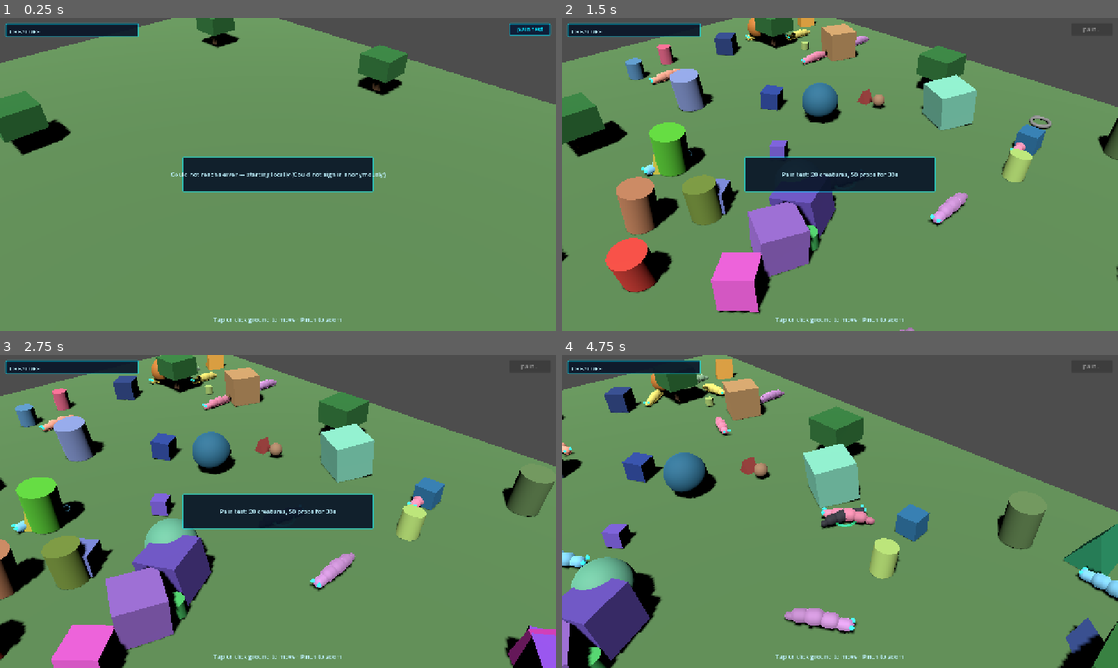
Above: before the commit, frames 1-4 (two rows, left to right).
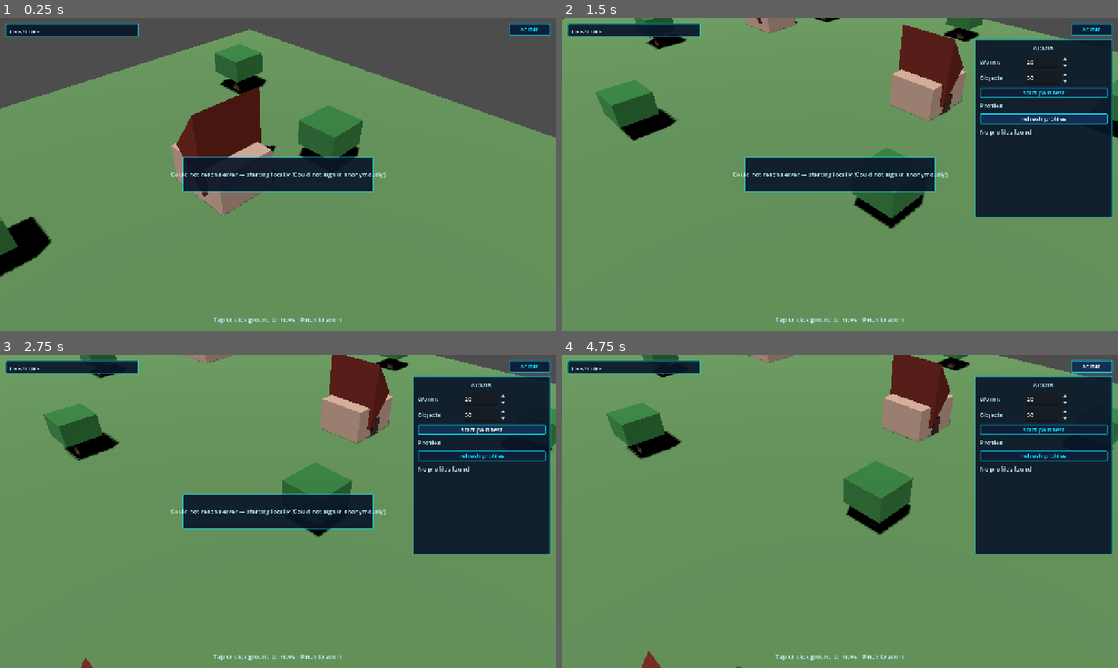
Above: after the commit, the same moments.

Repository: melqudsi/Creature
Game: Godot game, scene res://scenes/main.tscn
Two runs of this game, one before a commit and one after it. Both use one fixed random seed, a clock stepped at 60 frames per second and the inputs below.
Inputs (mouse positions are in pixels of both pictures, inside the frame that each line leads up to):
- Up to frame 1 (0.25 s): no input
- Up to frame 2 (1.5 s): click "pain test" (after the commit: "admin") at 0.5 s; click (1045, 118) at 1.25 s, where only the run after the commit has a clickable "refresh profiles"
- Up to frame 3 (2.75 s): click (483, 430) at 2 s, where only the run after the commit has a clickable "start pain test"
- Up to frame 4 (4.75 s): click (1045, 430) at 2.75 s, where only the run after the commit has a clickable "start pain test"; click (1090, 367) at 3.5 s, where only the run after the commit has a clickable "admin"; click (1090, 367) at 4.25 s, where only the run after the commit has a clickable "admin"

The runs differ from the first frame. In frame 1, 19% of the frame differs, in the area x 0-100%, y 0-83%; in frame 2, 41%; in frame 3, 42%; in frame 4, 44%, in the area x 0-100%, y 0-100%.
Error after the commit: Invalid assignment of property or key 'visible' with value of type 'bool' on a base object of type 'Nil'. (res://scripts/main.gd:37)

Commit message:
Add Godot onboarding and admin profile tools.
Adds name/color onboarding with temporary name-claim login, admin controls for pain testing and profile deletion, and expands the map with more scenery.

Diff:
--- a/creature-godot/scenes/ui/creature_create.tscn
+++ b/creature-godot/scenes/ui/creature_create.tscn
@@ -118,4 +118,13 @@
 offset_top = 352.0
 offset_right = 340.0
 offset_bottom = 396.0
-text = "SUMMON"
+text = "SPAWN / LOGIN"
+
+[node name="StatusLabel" type="Label" parent="Panel"]
+layout_mode = 0
+offset_left = 40.0
+offset_top = 404.0
+offset_right = 420.0
+offset_bottom = 428.0
+text = "Enter a new name, or an existing name to reclaim it."
+horizontal_alignment = 1
--- a/creature-godot/scenes/ui/sc2_hud.tscn
+++ b/creature-godot/scenes/ui/sc2_hud.tscn
@@ -102,4 +102,4 @@
 offset_right = -12.0
 offset_bottom = 40.0
 grow_horizontal = 0
-text = "pain test"
+text = "admin"
--- a/creature-godot/scripts/autoload/game_state.gd
+++ b/creature-godot/scripts/autoload/game_state.gd
@@ -13,6 +13,8 @@
 func _ready() -> void:
 	for pos in GameConfig.TREE_POSITIONS:
 		blocked_tiles.append(pos)
+	for pos in GameConfig.BUILDING_POSITIONS:
+		blocked_tiles.append(pos)
 
 func register_creature(creature: Creature, data: Dictionary, is_player: bool = false) -> void:
 	var id: String = data.get("id", str(creature.get_instance_id()))
@@ -21,6 +23,7 @@
 	if is_player:
 		player_creature = creature
 		player_data = data.duplicate(true)
+		player_stats_changed.emit()
 	creature_registered.emit(creature, is_player)
 
 func unregister_creature(creature_id: String) -> void:
--- a/creature-godot/scripts/autoload/network_service.gd
+++ b/creature-godot/scripts/autoload/network_service.gd
@@ -104,13 +104,8 @@
 		_last_error = "Auth succeeded but user id was empty"
 		return false
 	var row := await fetch_my_creature(user_id)
-	var is_new_player := row.is_empty()
-	if is_new_player:
-		row = await create_creature(_new_creature_row(user_id))
-		if row.is_empty():
-			_online = false
-			return false
-	GameState.player_data = db_row_to_player_data(row)
+	if not row.is_empty():
+		GameState.player_data = db_row_to_player_data(row)
 	return true
 
 func ensure_auth() -> bool:
@@ -129,6 +124,44 @@
 	if typeof(rows) != TYPE_ARRAY or rows.is_empty():
 		return {}
 	return rows[0]
+
+func fetch_creature_by_name(profile_name: String) -> Dictionary:
+	var path := "/rest/v1/creatures?name=eq.%s&select=*&limit=1" % profile_name.uri_encode()
+	var resp := await _rest_request(HTTPClient.METHOD_GET, path)
+	if not resp.ok:
+		_last_error = "fetch creature by name: %s" % resp.error
+		push_warning("fetch_creature_by_name failed: %s" % resp.error)
+		return {}
+	var rows: Variant = resp.data
+	if typeof(rows) != TYPE_ARRAY or rows.is_empty():
+		return {}
+	return rows[0]
+
+func register_or_claim_profile(profile_name: String, color: Color) -> Dictionary:
+	var cleaned_name := profile_name.strip_edges().substr(0, GameConfig.NAME_MAX_LEN)
+	if cleaned_name.is_empty():
+		cleaned_name = GameConfig.DEFAULT_CREATURE_NAME
+	if not _online and not await _boot_online():
+		var local := GameConfig.default_player_data()
+		local["name"] = cleaned_name
+		local["color"] = color
+		GameState.player_data = local
+		return local
+
+	var existing := await fetch_creature_by_name(cleaned_name)
+	if not existing.is_empty():
+		var claimed := await claim_creature(existing)
+		if not claimed.is_empty():
+			GameState.player_data = db_row_to_player_data(claimed)
+			return GameState.player_data
+		return {}
+
+	var row := _new_creature_row(get_user_id(), cleaned_name, color)
+	var created := await create_creature(row)
+	if created.is_empty():
+		return {}
+	GameState.player_data = db_row_to_player_data(created)
+	return GameState.player_data
 
 func create_creature(row: Dictionary) -> Dictionary:
 	var headers_extra := PackedStringArray(["Prefer: return=representation"])
@@ -143,6 +176,26 @@
 		return resp.data
 	return {}
 
+func claim_creature(row: Dictionary) -> Dictionary:
+	var id := str(row.get("id", ""))
+	if id.is_empty() or get_user_id().is_empty():
+		return {}
+	var patch := {
+		"user_id": get_user_id(),
+		"last_active": _iso_now(),
+		"updated_at": _iso_now(),
+	}
+	return await _patch_creature_returning("/rest/v1/creatures?id=eq.%s" % id.uri_encode(), patch)
+
+func delete_creature_profile(creature_id: String) -> bool:
+	if not _online or creature_id.is_empty():
+		return false
+	var resp := await _rest_request(HTTPClient.METHOD_DELETE, "/rest/v1/creatures?id=eq.%s" % creature_id.uri_encode())
+	if not resp.ok:
+		push_warning("delete_creature_profile failed: %s" % resp.error)
+		return false
+	return true
+
 func update_creature(id: String, patch: Dictionary) -> void:
 	if not _online or id.is_empty():
 		return
@@ -152,6 +205,19 @@
 	var resp := await _rest_request(HTTPClient.METHOD_PATCH, path, body)
 	if not resp.ok:
 		push_warning("update_creature failed: %s" % resp.error)
+
+func _patch_creature_returning(path: String, patch: Dictionary) -> Dictionary:
+	var headers_extra := PackedStringArray(["Prefer: return=representation"])
+	var resp := await _rest_request(HTTPClient.METHOD_PATCH, path, patch, headers_extra)
+	if not resp.ok:
+		_last_error = "patch creature: %s" % resp.error
+		push_warning("_patch_creature_returning failed: %s" % resp.error)
+		return {}
+	if typeof(resp.data) == TYPE_ARRAY and not resp.data.is_empty():
+		return resp.data[0]
+	if typeof(resp.data) == TYPE_DICTIONARY:
+		return resp.data
+	return {}
 
 func save_creature_position(creature_id: String, x: float, y: float, flush_now: bool = false) -> void:
 	if not _online or creature_id.is_empty():
@@ -195,12 +261,13 @@
 		"size_level": creature.size_level,
 	}
 
-func _new_creature_row(user_id: String) -> Dictionary:
+func _new_creature_row(user_id: String, profile_name: String = "", color: Color = GameConfig.DEFAULT_CREATURE_COLOR) -> Dictionary:
 	var defaults := GameConfig.default_player_data()
+	var final_name := profile_name if not profile_name.is_empty() else str(defaults["name"])
 	return {
 		"user_id": user_id,
-		"name": defaults["name"],
-		"color": GameConfig.color_to_hex(defaults["color"]),
+		"name": final_name,
+		"color": GameConfig.color_to_hex(color),
 		"appearance": DB_APPEARANCE,
 		"x": defaults["x"],
 		"y": defaults["y"],
--- a/creature-godot/scripts/config.gd
+++ b/creature-godot/scripts/config.gd
@@ -3,8 +3,8 @@
 
 ## Shared constants ported from js/game.js
 
-const MAP_W := 20
-const MAP_H := 15
+const MAP_W := 32
+const MAP_H := 24
 const TILE_SIZE := 1.0
 
 const MOVE_TILES_PER_SEC := 1.0
@@ -16,8 +16,15 @@
 const DEFAULT_CREATURE_NAME := "Creature"
 
 const TREE_POSITIONS: Array[Vector2i] = [
-	Vector2i(3, 3), Vector2i(16, 4), Vector2i(5, 10),
-	Vector2i(14, 11), Vector2i(9, 2), Vector2i(12, 13),
+	Vector2i(3, 3), Vector2i(7, 4), Vector2i(12, 2), Vector2i(18, 5),
+	Vector2i(25, 3), Vector2i(29, 8), Vector2i(5, 10), Vector2i(10, 13),
+	Vector2i(16, 11), Vector2i(22, 14), Vector2i(28, 17), Vector2i(4, 19),
+	Vector2i(13, 21), Vector2i(20, 20), Vector2i(27, 22), Vector2i(30, 14),
+]
+
+const BUILDING_POSITIONS: Array[Vector2i] = [
+	Vector2i(6, 6), Vector2i(14, 7), Vector2i(23, 9),
+	Vector2i(8, 17), Vector2i(18, 16), Vector2i(26, 19),
 ]
 
 const CREATURE_COLORS: Array[Color] = [
--- a/creature-godot/scripts/debug/pain_test.gd
+++ b/creature-godot/scripts/debug/pain_test.gd
@@ -15,15 +15,15 @@
 func is_active() -> bool:
 	return _active
 
-func start() -> void:
+func start(creature_count: int = CREATURE_COUNT, prop_count: int = PROP_COUNT) -> void:
 	if _active:
 		return
 	_active = true
 	_time_left = DURATION_SEC
 	_ensure_props_root()
-	_spawn_creatures()
-	_spawn_props()
-	GameState.show_toast("Pain test: %d creatures, %d props for %ds" % [CREATURE_COUNT, PROP_COUNT, int(DURATION_SEC)])
+	_spawn_creatures(maxi(0, creature_count))
+	_spawn_props(maxi(0, prop_count))
+	GameState.show_toast("Pain test: %d creatures, %d props for %ds" % [creature_count, prop_count, int(DURATION_SEC)])
 
 func _process(delta: float) -> void:
 	if not _active:
@@ -55,8 +55,8 @@
 	_props_root.name = "PainTestProps"
 	_world_map.add_child(_props_root)
 
-func _spawn_creatures() -> void:
-	for i in CREATURE_COUNT:
+func _spawn_creatures(creature_count: int) -> void:
+	for i in creature_count:
 		var tile := _random_open_tile()
 		var data := {
 			"id": "pain_test_%d_%d" % [Time.get_ticks_msec(), i],
@@ -78,8 +78,8 @@
 			ai.wander_interval_max = 1.8
 		_spawned_creatures.append(creature)
 
-func _spawn_props() -> void:
-	for i in PROP_COUNT:
+func _spawn_props(prop_count: int) -> void:
+	for i in prop_count:
 		var prop := _make_random_prop()
 		prop.name = "PainProp_%d" % i
 		_props_root.add_child(prop)
--- a/creature-godot/scripts/main.gd
+++ b/creature-godot/scripts/main.gd
@@ -5,8 +5,36 @@
 @onready var hud: Control = $CanvasLayer/SC2Hud
 @onready var pain_test: Node = $PainTest
 
+const ONBOARDING_SCENE := preload("res://scenes/ui/creature_create.tscn")
+
+var _onboarding: Control
+var _world_started := false
+
 func _ready() -> void:
 	await NetworkService.boot()
+	if GameState.player_data.is_empty():
+		_show_onboarding()
+		return
+	_enter_world()
+
+func _show_onboarding() -> void:
+	hud.visible = false
+	_onboarding = ONBOARDING_SCENE.instantiate() as Control
+	$CanvasLayer.add_child(_onboarding)
+	if _onboarding.has_signal("profile_ready"):
+		_onboarding.profile_ready.connect(_on_profile_ready)
+
+func _on_profile_ready() -> void:
+	if _onboarding and is_instance_valid(_onboarding):
+		_onboarding.queue_free()
+	_onboarding = null
+	_enter_world()
+
+func _enter_world() -> void:
+	if _world_started:
+		return
+	_world_started = true
+	hud.visible = true
 	world_map.spawn_player()
 	if NetworkService.is_online():
 		NetworkService.start_creature_poll(world_map)
@@ -42,6 +70,8 @@
 		screen_pos = event.position
 	else:
 		return false
+	if _onboarding and is_instance_valid(_onboarding) and _onboarding.visible:
+		return true
 	if hud.has_method("consumes_pointer_at") and hud.consumes_pointer_at(screen_pos):
 		return true
 	return false
--- a/creature-godot/scripts/ui/creature_create.gd
+++ b/creature-godot/scripts/ui/creature_create.gd
@@ -1,4 +1,6 @@
 extends Control
+
+signal profile_ready
 
 @onready var name_edit: LineEdit = $Panel/NameEdit
 @onready var preview_viewport: SubViewport = $Panel/PreviewFrame/PreviewViewport
@@ -7,6 +9,8 @@
 @onready var ugly_btn: Button = $Panel/AppearanceRow/UglyBtn
 @onready var summon_btn: Button = $Panel/SummonBtn
 @onready var color_row: HBoxContainer = $Panel/ColorRow
+@onready var appearance_row: HBoxContainer = $Panel/AppearanceRow
+@onready var status_label: Label = get_node_or_null("Panel/StatusLabel") as Label
 
 var _appearance := "cute"
 var _color := GameConfig.CREATURE_COLORS[0]
@@ -16,6 +20,7 @@
 
 func _ready() -> void:
 	theme = preload("res://assets/themes/sc2_theme.tres")
+	appearance_row.visible = false
 	cute_btn.pressed.connect(func(): _set_appearance("cute"))
 	ugly_btn.pressed.connect(func(): _set_appearance("ugly"))
 	summon_btn.pressed.connect(_on_summon)
@@ -96,21 +101,20 @@
 
 func _on_summon() -> void:
 	var n := name_edit.text.strip_edges()
+	n = n.substr(0, GameConfig.NAME_MAX_LEN)
 	if n.is_empty():
-		n = "Blob"
-	n = n.substr(0, GameConfig.NAME_MAX_LEN)
-	var row := {
-		"id": "local_player",
-		"name": n,
-		"color": _color,
-		"appearance": _appearance,
-		"x": GameConfig.MAP_W / 2,
-		"y": GameConfig.MAP_H / 2,
-		"health": 100,
-		"stamina": 10,
-		"size_level": 1,
-		"is_player": true,
-	}
-	GameState.player_data = row
-	NetworkService.create_creature(row)
-	get_tree().change_scene_to_file("res://scenes/main.tscn")
+		_set_status("Name required")
+		return
+	summon_btn.disabled = true
+	_set_status("Checking profile...")
+	var profile := await NetworkService.register_or_claim_profile(n, _color)
+	if profile.is_empty():
+		_set_status("Could not create or claim profile")
+		summon_btn.disabled = false
+		return
+	_set_status("Welcome, %s" % profile.get("name", n))
+	profile_ready.emit()
+
+func _set_status(message: String) -> void:
+	if status_label:
+		status_label.text = message
--- a/creature-godot/scripts/ui/sc2_hud.gd
+++ b/creature-godot/scripts/ui/sc2_hud.gd
@@ -3,14 +3,20 @@
 @onready var name_label: Label = $TopBar/NameLabel
 @onready var toast_panel: Panel = $ToastPanel
 @onready var toast_label: Label = $ToastPanel/ToastLabel
-@onready var pain_test_button: Button = $PainTestButton
+@onready var admin_button: Button = $PainTestButton
 
 var _pain_test: Node
+var _admin_panel: Panel
+var _worm_spin: SpinBox
+var _object_spin: SpinBox
+var _profiles_list: VBoxContainer
 
 func _ready() -> void:
 	theme = preload("res://assets/themes/sc2_theme.tres")
 	toast_panel.visible = false
-	pain_test_button.pressed.connect(_on_pain_test_pressed)
+	admin_button.text = "admin"
+	admin_button.pressed.connect(_toggle_admin_panel)
+	_build_admin_panel()
 	GameState.player_stats_changed.connect(_refresh_stats)
 	GameState.toast_requested.connect(_show_toast)
 	call_deferred("_refresh_stats")
@@ -19,20 +25,139 @@
 	_pain_test = pain_test
 
 func consumes_pointer_at(screen_pos: Vector2) -> bool:
-	if not pain_test_button.visible:
-		return false
-	return pain_test_button.get_global_rect().has_point(screen_pos)
+	if admin_button.visible and admin_button.get_global_rect().has_point(screen_pos):
+		return true
+	if _admin_panel and _admin_panel.visible and _admin_panel.get_global_rect().has_point(screen_pos):
+		return true
+	return false
+
+func _build_admin_panel() -> void:
+	_admin_panel = Panel.new()
+	_admin_panel.name = "AdminPanel"
+	_admin_panel.visible = false
+	_admin_panel.set_anchors_preset(Control.PRESET_TOP_RIGHT)
+	_admin_panel.offset_left = -330
+	_admin_panel.offset_top = 48
+	_admin_panel.offset_right = -12
+	_admin_panel.offset_bottom = 460
+	add_child(_admin_panel)
+
+	var margin := MarginContainer.new()
+	margin.set_anchors_preset(Control.PRESET_FULL_RECT)
+	margin.add_theme_constant_override("margin_left", 12)
+	margin.add_theme_constant_override("margin_top", 12)
+	margin.add_theme_constant_override("margin_right", 12)
+	margin.add_theme_constant_override("margin_bottom", 12)
+	_admin_panel.add_child(margin)
+
+	var root := VBoxContainer.new()
+	root.add_theme_constant_override("separation", 8)
+	margin.add_child(root)
+
+	var title := Label.new()
+	title.text = "ADMIN"
+	title.horizontal_alignment = HORIZONTAL_ALIGNMENT_CENTER
+	root.add_child(title)
+
+	var worm_row := _make_spin_row("Worms", 0, 100, 20)
+	root.add_child(worm_row)
+	_worm_spin = worm_row.get_node("Spin") as SpinBox
+
+	var object_row := _make_spin_row("Objects", 0, 250, 50)
+	root.add_child(object_row)
+	_object_spin = object_row.get_node("Spin") as SpinBox
+
+	var pain_btn := Button.new()
+	pain_btn.text = "start pain test"
+	pain_btn.pressed.connect(_on_pain_test_pressed)
+	root.add_child(pain_btn)
+
+	var profiles_title := Label.new()
+	profiles_title.text = "Profiles"
+	root.add_child(profiles_title)
+
+	var refresh_btn := Button.new()
+	refresh_btn.text = "refresh profiles"
+	refresh_btn.pressed.connect(_refresh_profiles)
+	root.add_child(refresh_btn)
+
+	var scroll := ScrollContainer.new()
+	scroll.custom_minimum_size = Vector2(0, 210)
+	root.add_child(scroll)
+
+	_profiles_list = VBoxContainer.new()
+	_profiles_list.add_theme_constant_override("separation", 4)
+	scroll.add_child(_profiles_list)
+
+func _make_spin_row(label_text: String, min_value: float, max_value: float, value: float) -> HBoxContainer:
+	var row := HBoxContainer.new()
+	var label := Label.new()
+	label.text = label_text
+	label.custom_minimum_size = Vector2(100, 0)
+	row.add_child(label)
+	var spin := SpinBox.new()
+	spin.name = "Spin"
+	spin.min_value = min_value
+	spin.max_value = max_value
+	spin.step = 1
+	spin.value = value
+	spin.custom_minimum_size = Vector2(100, 0)
+	row.add_child(spin)
+	return row
+
+func _toggle_admin_panel() -> void:
+	_admin_panel.visible = not _admin_panel.visible
+	if _admin_panel.visible:
+		_refresh_profiles()
 
 func _on_pain_test_pressed() -> void:
 	if _pain_test and _pain_test.has_method("start"):
 		if _pain_test.is_active():
+			GameState.show_toast("Pain test already running")
 			return
-		_pain_test.start()
-		pain_test_button.text = "pain..."
-		pain_test_button.disabled = true
-		await get_tree().create_timer(30.0).timeout
-		pain_test_button.text = "pain test"
-		pain_test_button.disabled = false
+		_pain_test.start(int(_worm_spin.value), int(_object_spin.value))
+
+func _refresh_profiles() -> void:
+	if not _profiles_list:
+		return
+	for ch in _profiles_list.get_children():
+		ch.queue_free()
+	var rows := await NetworkService.fetch_all_creatures()
+	if rows.is_empty():
+		var empty := Label.new()
+		empty.text = "No profiles found"
+		_profiles_list.add_child(empty)
+		return
+	for row in rows:
+		if typeof(row) != TYPE_DICTIONARY:
+			continue
+		_add_profile_row(row)
+
+func _add_profile_row(row: Dictionary) -> void:
+	var creature_id := str(row.get("id", ""))
+	var profile_name := str(row.get("name", "Creature"))
+	var item := HBoxContainer.new()
+	var label := Label.new()
+	label.text = "%s  (%s, %s)" % [
+		profile_name,
+		("%.1f" % float(row.get("x", 0.0))),
+		("%.1f" % float(row.get("y", 0.0))),
+	]
+	label.size_flags_horizontal = Control.SIZE_EXPAND_FILL
+	item.add_child(label)
+	var delete_btn := Button.new()
+	delete_btn.text = "delete"
+	delete_btn.pressed.connect(func(): _delete_profile(creature_id, profile_name))
+	item.add_child(delete_btn)
+	_profiles_list.add_child(item)
+
+func _delete_profile(creature_id: String, profile_name: String) -> void:
+	var ok := await NetworkService.delete_creature_profile(creature_id)
+	if ok:
+		GameState.show_toast("Deleted profile %s" % profile_name)
+	else:
+		GameState.show_toast("Could not delete %s" % profile_name)
+	_refresh_profiles()
 
 func _refresh_stats() -> void:
 	var c = GameState.player_creature
--- a/creature-godot/scripts/world/world_map.gd
+++ b/creature-godot/scripts/world/world_map.gd
@@ -9,10 +9,13 @@
 const CREATURE_SCENE := preload("res://scenes/units/creature.tscn")
 
 var _remote_by_user: Dictionary = {} # user_id -> Creature
+var _buildings_root: Node3D
 
 func _ready() -> void:
+	_ensure_buildings_root()
 	_build_ground()
 	_build_trees()
+	_build_buildings()
 	click_marker.visible = false
 
 func spawn_player() -> void:
@@ -50,6 +53,21 @@
 		var wp := GameConfig.tile_to_world(Vector2(pos))
 		tree.position = Vector3(wp.x, 0, wp.z)
 
+func _ensure_buildings_root() -> void:
+	_buildings_root = get_node_or_null("Buildings") as Node3D
+	if _buildings_root:
+		return
+	_buildings_root = Node3D.new()
+	_buildings_root.name = "Buildings"
+	add_child(_buildings_root)
+
+func _build_buildings() -> void:
+	for pos in GameConfig.BUILDING_POSITIONS:
+		var building := _make_building()
+		_buildings_root.add_child(building)
+		var wp := GameConfig.tile_to_world(Vector2(pos))
+		building.position = Vector3(wp.x, 0, wp.z)
+
 func _make_tree() -> Node3D:
 	var root := Node3D.new()
 	var trunk := MeshInstance3D.new()
@@ -70,6 +88,43 @@
 	fmat.albedo_color = Color(0.18, 0.48, 0.22)
 	foliage.material_override = fmat
 	root.add_child(foliage)
+	return root
+
+func _make_building() -> Node3D:
+	var root := Node3D.new()
+	var base := MeshInstance3D.new()
+	var base_mesh := BoxMesh.new()
+	base_mesh.size = Vector3(1.45, 0.85, 1.25)
+	base.mesh = base_mesh
+	base.position.y = 0.425
+	var base_mat := StandardMaterial3D.new()
+	base_mat.albedo_color = Color.from_hsv(randf_range(0.05, 0.12), 0.28, 0.78)
+	base_mat.roughness = 0.88
+	base.material_override = base_mat
+	root.add_child(base)
+
+	var roof := MeshInstance3D.new()
+	var roof_mesh := PrismMesh.new()
+	roof_mesh.size = Vector3(1.7, 0.65, 1.45)
+	roof.mesh = roof_mesh
+	roof.position.y = 1.12
+	roof.rotation_degrees.z = 90.0
+	var roof_mat := StandardMaterial3D.new()
+	roof_mat.albedo_color = Color(0.44, 0.12, 0.08)
+	roof_mat.roughness = 0.72
+	roof.material_override = roof_mat
+	root.add_child(roof)
+
+	var door := MeshInstance3D.new()
+	var door_mesh := BoxMesh.new()
+	door_mesh.size = Vector3(0.28, 0.45, 0.04)
+	door.mesh = door_mesh
+	door.position = Vector3(0, 0.225, -0.65)
+	var door_mat := StandardMaterial3D.new()
+	door_mat.albedo_color = Color(0.23, 0.13, 0.07)
+	door.material_override = door_mat
+	root.add_child(door)
+	root.rotation.y = [0.0, PI * 0.5, PI, PI * 1.5][randi() % 4]
 	return root
 
 func get_player_creature() -> Creature:
Not shown, changed: README.md
Not shown, changed: creature-godot/README.md
Not shown, changed: creature-godot/docs/godot-porting-notes.md
Not shown, added: supabase/migration-temp-profile-admin.sql
